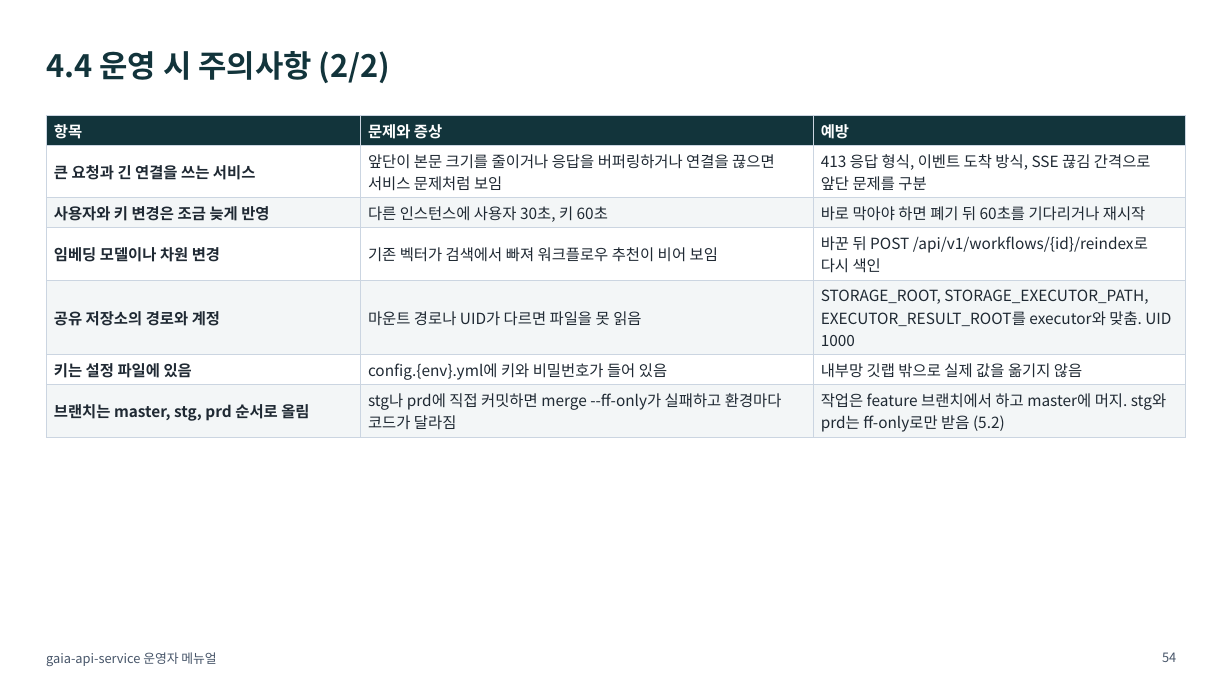
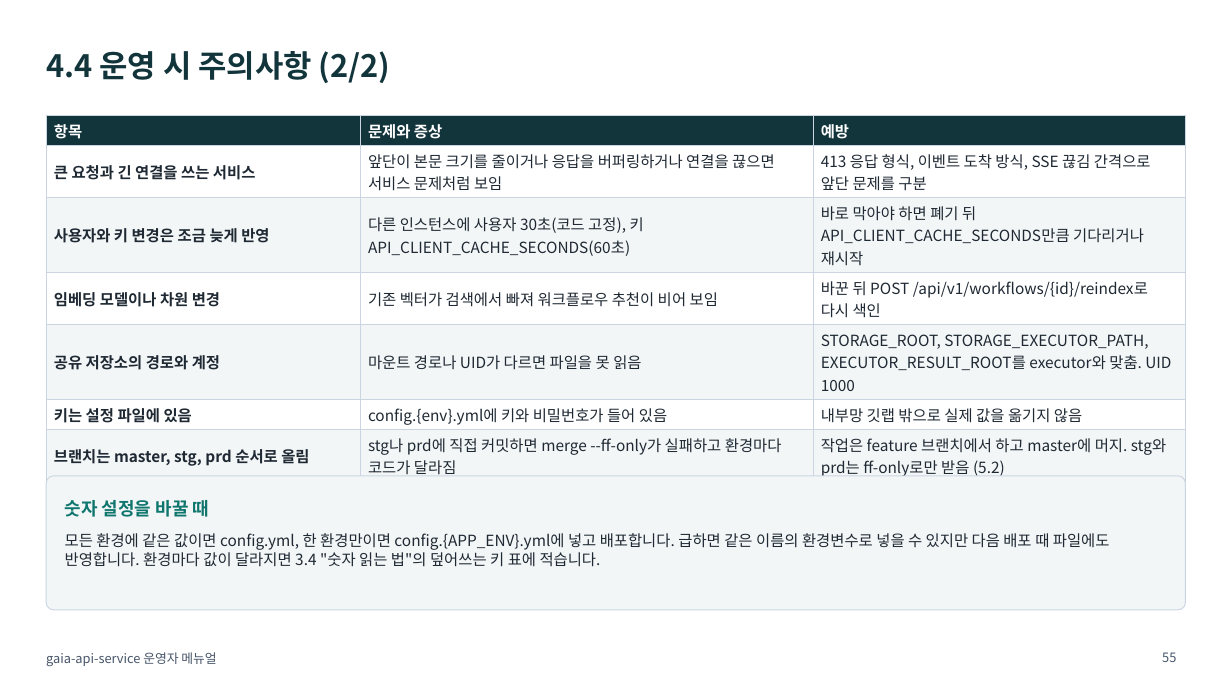
Before and after one commit to KimHwaJin/pr-agentic-service, a slide deck: slide 55 of docs/deliverables/08-operator-manual.pptx (slide 54 before the commit). Drawn at 1232x693 pixels with LibreOffice and Linux fonts; fonts in the diff are those of the drawing. Boxes give left, top, right and bottom in pixels: in the first picture for what was removed or moved away, otherwise in the second. Text is boxed around its words. In the diff, an @@ line names an element or a change of style, - is before the commit and + after.

```diff
--- a/docs/deliverables/08-operator-manual.pptx
+++ b/docs/deliverables/08-operator-manual.pptx
@@ table at [46,116,1186,480] @@
-row 3, column 2: 다른 인스턴스에 사용자 30초, 키 60초
+row 3, column 2: 다른 인스턴스에 사용자 30초(코드 고정), 키 API_CLIENT_CACHE_SECONDS(60초)
-row 3, column 3: 바로 막아야 하면 폐기 뒤 60초를 기다리거나 재시작
+row 3, column 3: 바로 막아야 하면 폐기 뒤 API_CLIENT_CACHE_SECONDS만큼 기다리거나 재시작
@@ rounded rectangle added at [46,476,1186,610], fill #F3F6F7, outline #CBD5E1 0.75 pt @@
@@ text added at [65,500,210,517], 14 pt, text #0F766E, bold @@
+숫자 설정을 바꿀 때
@@ text added at [65,533,1110,567], 12 pt, text #1F2933 @@
+모든 환경에 같은 값이면 config.yml, 한 환경만이면 config.{APP_ENV}.yml에 넣고 배포합니다. 급하면 같은 이름의 환경변수로 넣을 수 있지만 다음 배포 때 파일에도 반영합니다. 환경마다 값이 달라지면 3.4 "숫자 읽는 법"의 덮어쓰는 키 표에 적습니다.
@@ page number at [1162,652,1176,662]: text changed @@
-54
+55
```
Also in this commit, not shown: 19 other slides changed, 1 slide added, 5 other files.
